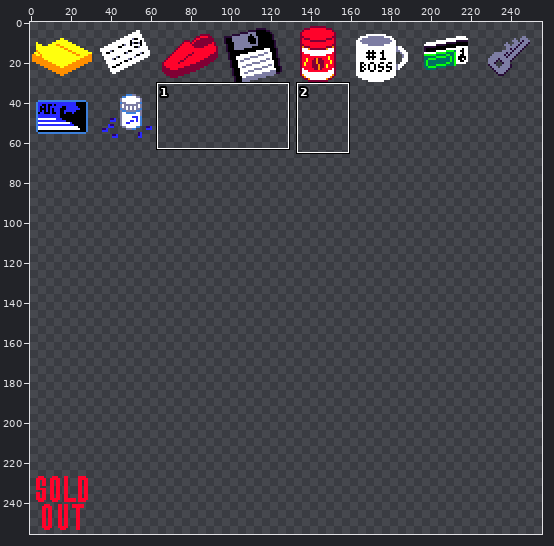
Two states of a pixel-art file, textures/aseprite/items.aseprite. The picture above shows the old version from afar; the outline marks the close-up.
Close-up. Before:
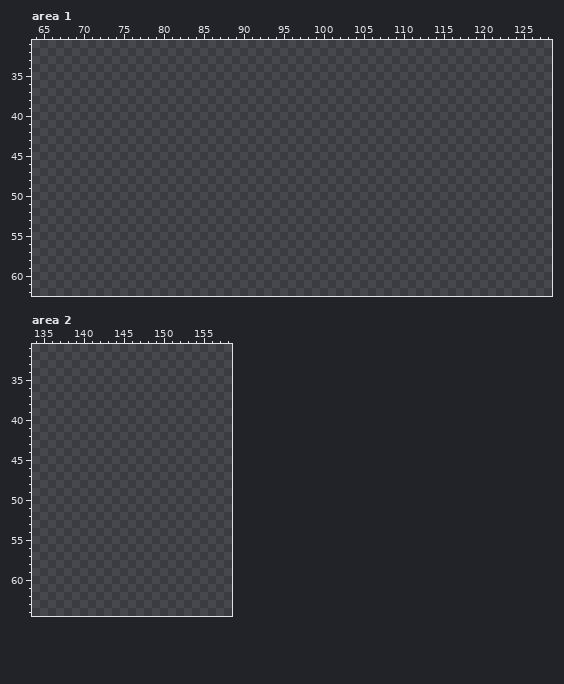
256x256 pixels, 1 frame. Shown: area 1: x 64..128, y 31..62; area 2: x 134..158, y 31..64. The commit also changed other parts of the picture, which this record leaves out.
Once edited:
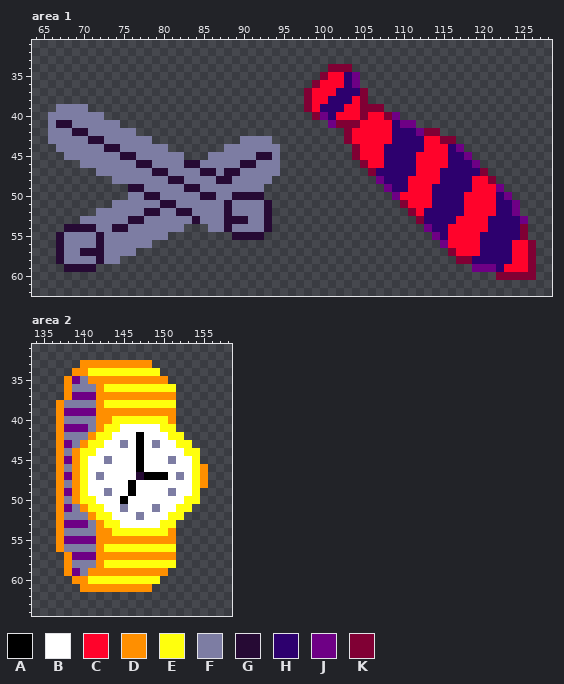
Palette (. is transparent): A #000000  B #ffffff  C #ff032b  D #ff8f00  E #ffff0d  F #7d7da3  G #260a34  H #2d006e  J #6e0085  K #800034
Change:
Changed rows in their new state; - is an unchanged pixel.
Area 1, layer "Layer 1":
first column x 66:
34 -----------------------------------KKK-----------------------
35 ----------------------------------KCCHJ----------------------
36 ---------------------------------KCCCHJ----------------------
37 --------------------------------KCCCHHHK---------------------
38 --------------------------------KCCHHHCK---------------------
39 -FFFF---------------------------KCHHHCCKKK-------------------
40 FFFFFFF--------------------------KJHCCCKCCKJ-----------------
41 FGGFFFFFF--------------------------JKKKCCCCHJJ---------------
42 FFFGGFFFFFF--------------------------KCCCCCHHHJKK------------
43 FFFFFGGFFFFFF-----------FFFF---------KCCCCCHHHHCCKK----------
44 -FFFFFFGGFFFFFF-------FFFFFFF---------KCCCHHHHHCCCHJ---------
45 --FFFFFFFGGFFFFFF---FFFFFFGGF---------KCCCHHHHCCCCHHJ--------
46 ----FFFFFFFGGFFFFGGFFFFFGGFFF----------KCCHHHHCCCCHHHJ-------
47 ------FFFFFFFGGFFFFGGFGGFFFFF-----------KHHHHHCCCHHHHHK------
48 --------FFFFFFFGGFFFFGGFFFFF-------------JHHHCCCCHHHHCCK-----
49 ----------GGFFFFFGGFFFFFFFF---------------JHHCCCHHHHHCCCJ----
50 ----------FFGGFFFFFGGFFGGGG----------------JCCCCHHHHCCCCHJ---
51 --------FFFFFFGGFFFFFFGFFFFG----------------KCCCHHHHCCCCHHJ--
52 ------FFFFFFGGFFGGFFFFGFFFFG-----------------KCHHHHHCCCCHHJ--
53 ----FFFFFFGGFFFFFFGFFFGGGFFG------------------KHHHHCCCCHHHHJ-
54 --GGGGFFGGFFFFFFF---FFGFFFFG-------------------JHHCCCCCHHHHK-
55 -GFFFFGFFFFFFFF--------GGGG---------------------JHCCCCHHHHHK-
56 -GFFFFGFFFFFF------------------------------------JCCCCHHHHCCK
57 -GFFGGGFFFF---------------------------------------KCCCHHHHCCK
58 -GFFFFGFF------------------------------------------KKHHHHHCCK
59 --GGGG-----------------------------------------------JJJHCCCK
60 --------------------------------------------------------KKKKK
Area 2, layer "Layer 1":
first column x 137:
33 ---DDDDDDDDD-------
34 --DDEEEEEEEEE------
35 -DJFDDDDDDDDDD-----
36 -DFFFDEEEEEEEEE----
37 -DJJJDDDDDDDDDD----
38 DFFFFDEEEEEEEEE----
39 DJJJJDDDDDDDDDD----
40 DFFFFDDEEEEEEED----
41 DJJJFDEEBBBBBEE----
42 DFFFDEEBBBABBBEE---
43 DJFDEEBBFBABFBBEE--
44 DFDEEBBBBBABBBBBEE-
45 DJDEBBFBBBABBBFBBE-
46 DFDEBBBBBBABBBBBBED
47 DJDEBFBBBBGAAABFBED
48 DFDEBBBBBABBBBBBBED
49 DJDEBBFBBABBBBFBBE-
50 DFDEEBBBABBBBBBBEE-
51 DJFDEEBBFBBBFBBEE--
52 DFFFDEEBBBFBBBEE---
53 DJJJFDEEBBBBBEE----
54 DFFFFDDEEEEEEED----
55 DJJJJDDDDDDDDDD----
56 DFFFFDEEEEEEEEE----
57 -DJJJDDDDDDDDDD----
58 -DFFFDEEEEEEEEE----
59 -DJFDDDDDDDDDD-----
60 --DDEEEEEEEEE------
61 ---DDDDDDDDD-------
